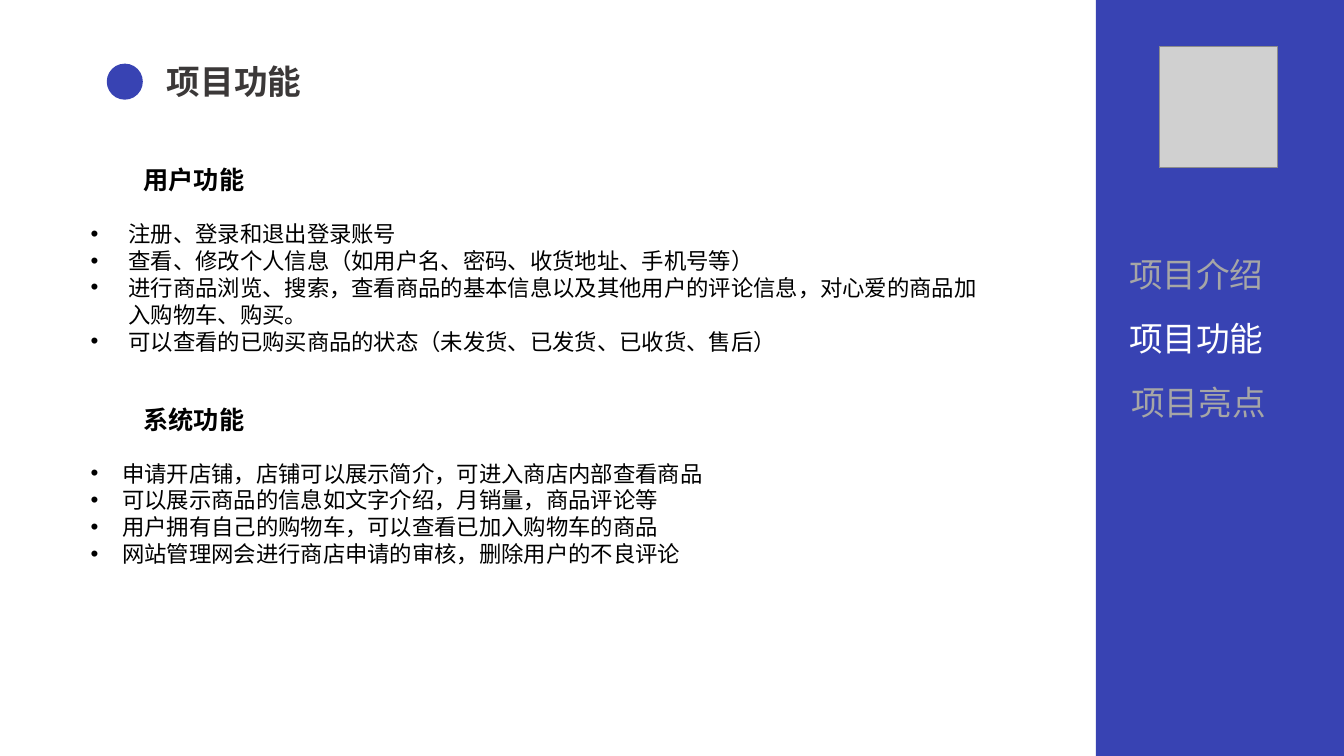
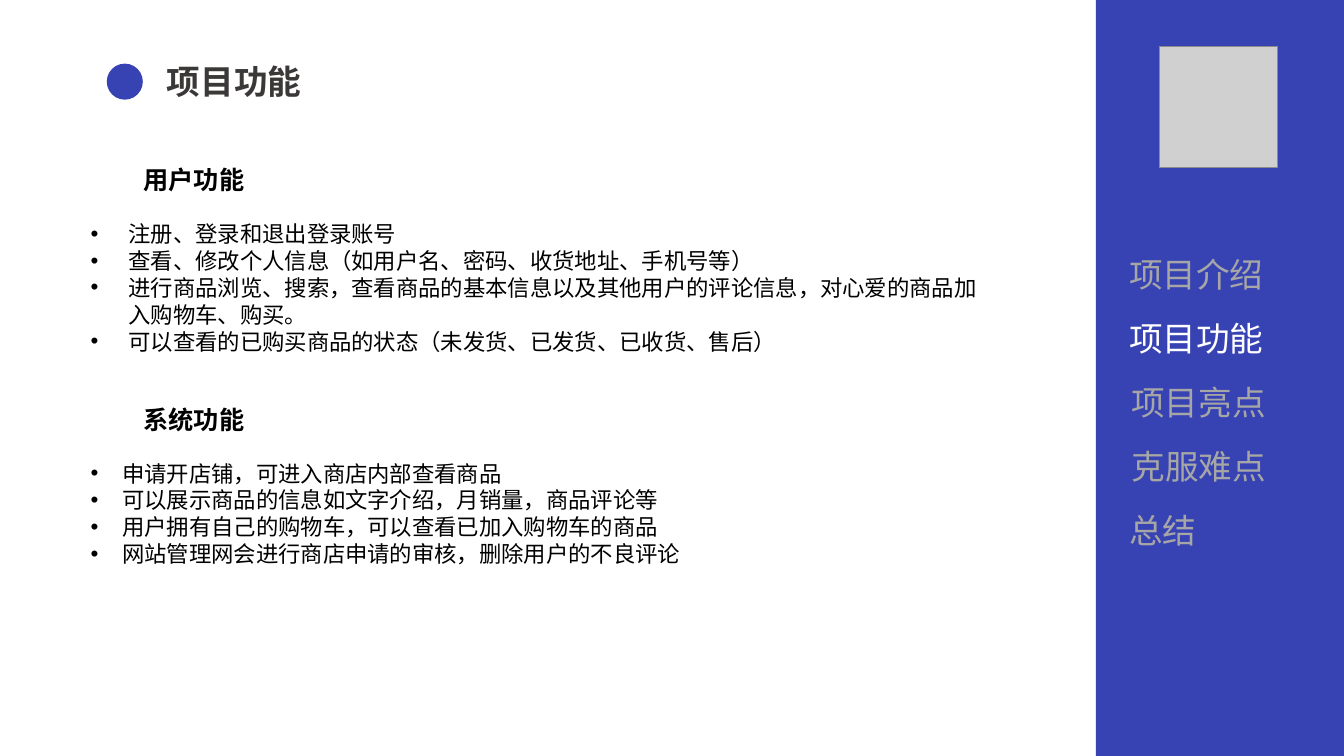
Before and after one commit to lldw05/QGAssessment2023Spring, a slide deck: slide 6 of Final/答辩PPT.pptx. Drawn at 1344x756 pixels with LibreOffice and Linux fonts; fonts in the diff are those of the drawing; grey boxes stand for pictures. Boxes give left, top, right and bottom in pixels: in the first picture for what was removed or moved away, otherwise in the second. Text is boxed around its words. In the diff, an @@ line names an element or a change of style, - is before the commit and + after.

```diff
--- a/Final/答辩PPT.pptx
+++ b/Final/答辩PPT.pptx
@@ text at <box>122,463,501,485</box>: text changed @@
-• 申请开店铺，店铺可以展示简介，可进入商店内部查看商品
+• 申请开店铺，可进入商店内部查看商品
@@ text added at <box>1131,451,1265,482</box>, 24 pt, text #A6A6A6 @@
+克服难点
@@ text added at <box>1129,515,1196,546</box>, 24 pt, text #A6A6A6 @@
+总结
```
Also in this commit, not shown: 9 other slides changed, 4 slides added, 3 slides removed, 1 other file.
